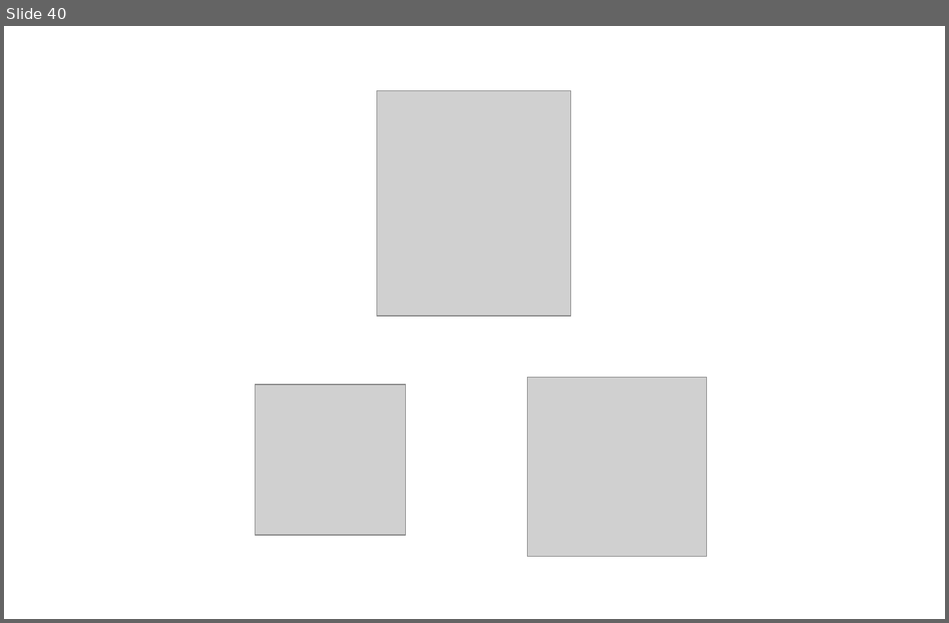
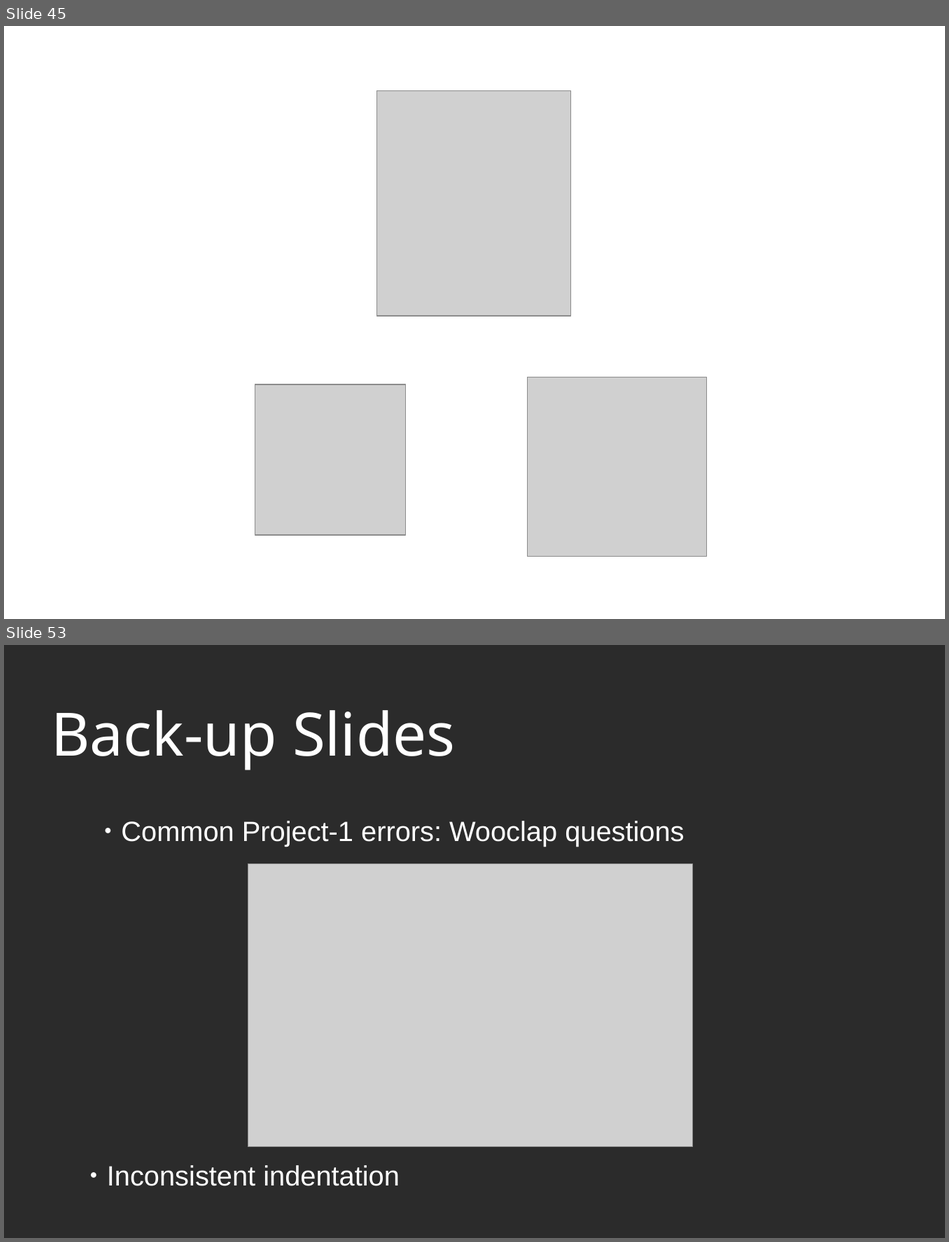
Before and after one commit to PabloMosUU/UssPython, a slide deck: LectureNotes/Module11/11 Accessing Remote Resources presentation.odp. Shown one above the other, each under a label of ours: slide 40 before the commit, slides 45 and 53 after it; the slides between them are not shown. The pictures are 949x623 and 949x1242 pixels, drawn with LibreOffice and Linux fonts; fonts in the diff are those of the drawing; grey boxes stand for pictures; background and template pictures are left out; a plain dark background stands for a picture behind light text. Boxes give left, top, right and bottom in pixels: in the first picture for what was removed or moved away, otherwise in the second. Text is boxed around its words. In the diff, an @@ line names an element or a change of style, - is before the commit and + after.

```diff
--- a/LectureNotes/Module11/11 Accessing Remote Resources presentation.odp
+++ b/LectureNotes/Module11/11 Accessing Remote Resources presentation.odp
@@ slide 53 added at [4, 645, 945, 1238], background picture (left out) @@
@@ title added at [51, 710, 455, 770], 60 pt, text #FFFFFF @@
+Back-up Slides
@@ text added at [121, 821, 684, 846], 28 pt, text #FFFFFF @@
+● Common Project-1 errors: Wooclap questions
@@ picture added at [248, 863, 692, 1147] @@
@@ text added at [107, 1165, 400, 1186], 28 pt, text #FFFFFF @@
+● Inconsistent indentation
@@ what was slide 40 is now slide 45 @@
```
Also in this commit, not shown: 4 slides changed, 23 other slides added, 10 slides removed, 17 other files.
